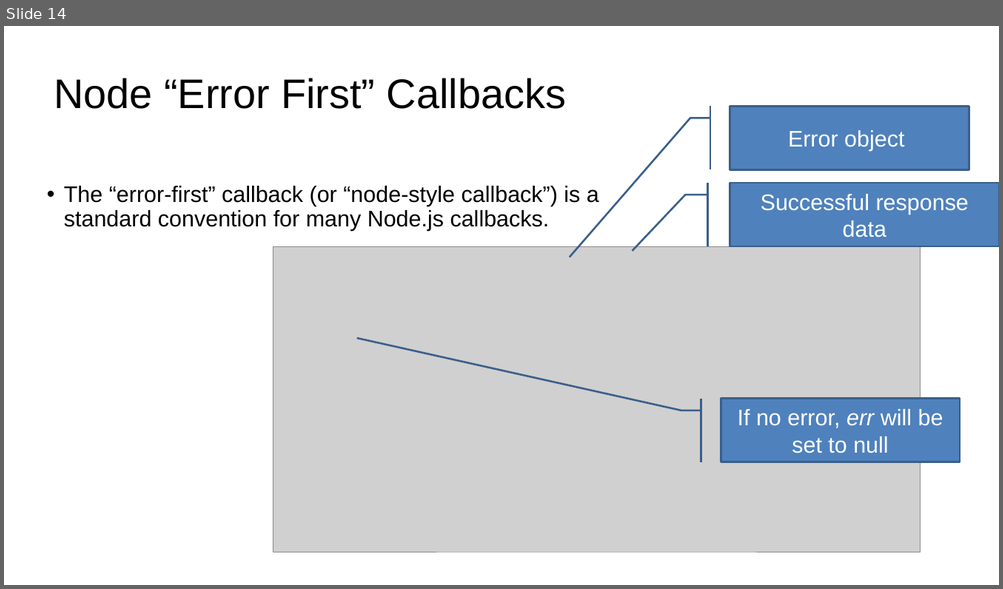
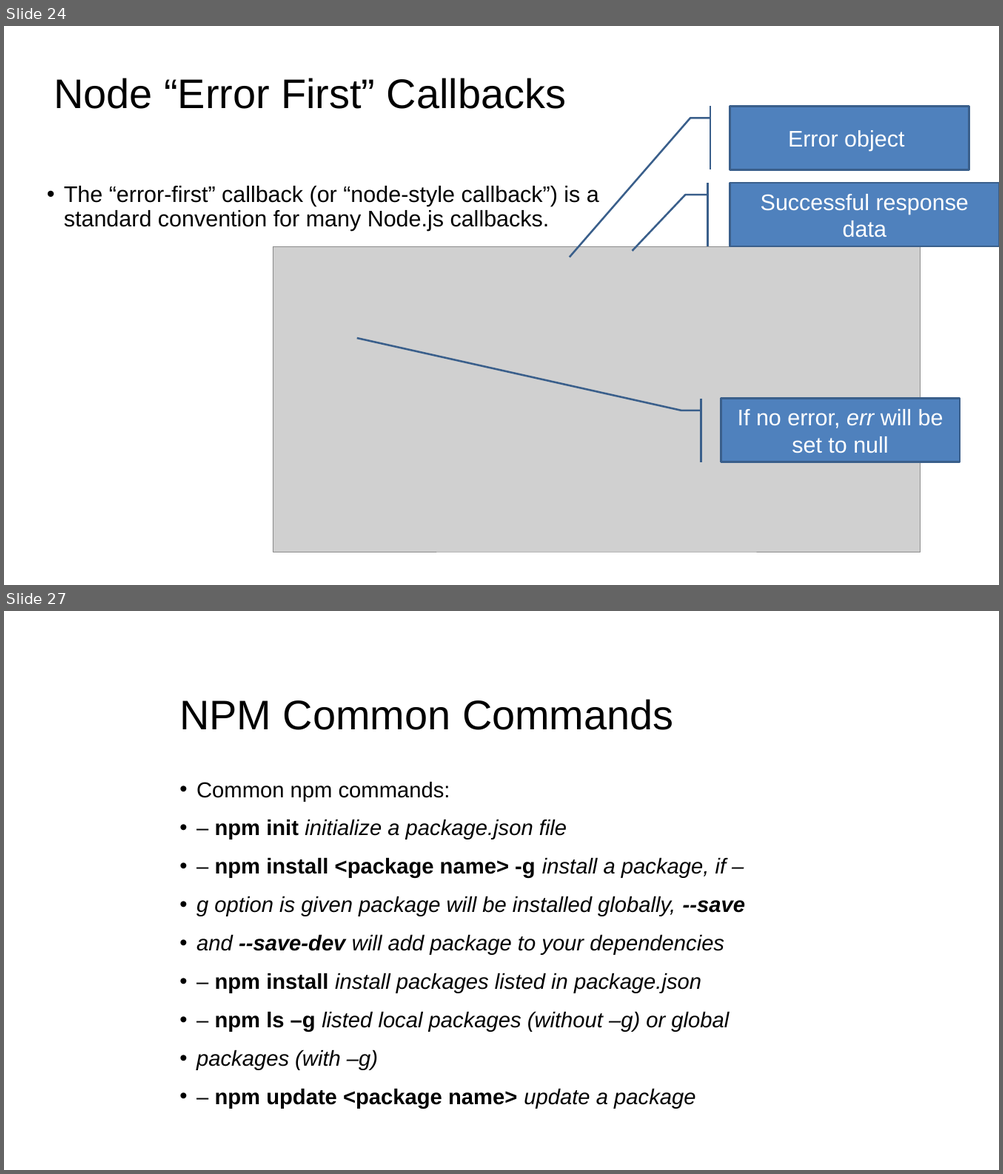
Before and after one commit to diarmuidoconnor/ict-2021, a slide deck: topic09/talk-1/node-2020.pptx. Shown one above the other, each under a label of ours: slide 14 before the commit, slides 24 and 27 after it; the slides between them are not shown. The pictures are 1003x589 and 1003x1174 pixels, drawn with LibreOffice and Linux fonts; fonts in the diff are those of the drawing; grey boxes stand for pictures. Boxes give left, top, right and bottom in pixels: in the first picture for what was removed or moved away, otherwise in the second. Text is boxed around its words. In the diff, an @@ line names an element or a change of style, - is before the commit and + after.

```diff
--- a/topic09/talk-1/node-2020.pptx
+++ b/topic09/talk-1/node-2020.pptx
@@ slide 27 added at <box>4,611,999,1170</box>, background #FFFFFF @@
@@ title added at <box>179,699,674,730</box>, 44 pt, text #000000 @@
+NPM Common Commands
@@ text added at <box>196,782,745,1109</box>, 23 pt, text #000000, italic @@
+• Common npm commands:
+• – npm init initialize a package.json file
+• – npm install <package name> -g install a package, if –
+• g option is given package will be installed globally, --save
+• and --save-dev will add package to your dependencies
+• – npm install install packages listed in package.json
+• – npm ls –g listed local packages (without –g) or global
+• packages (with –g)
+• – npm update <package name> update a package
@@ what was slide 14 is now slide 24 @@
```
Also in this commit, not shown: 6 slides changed, 15 other slides added, 58 other files.
